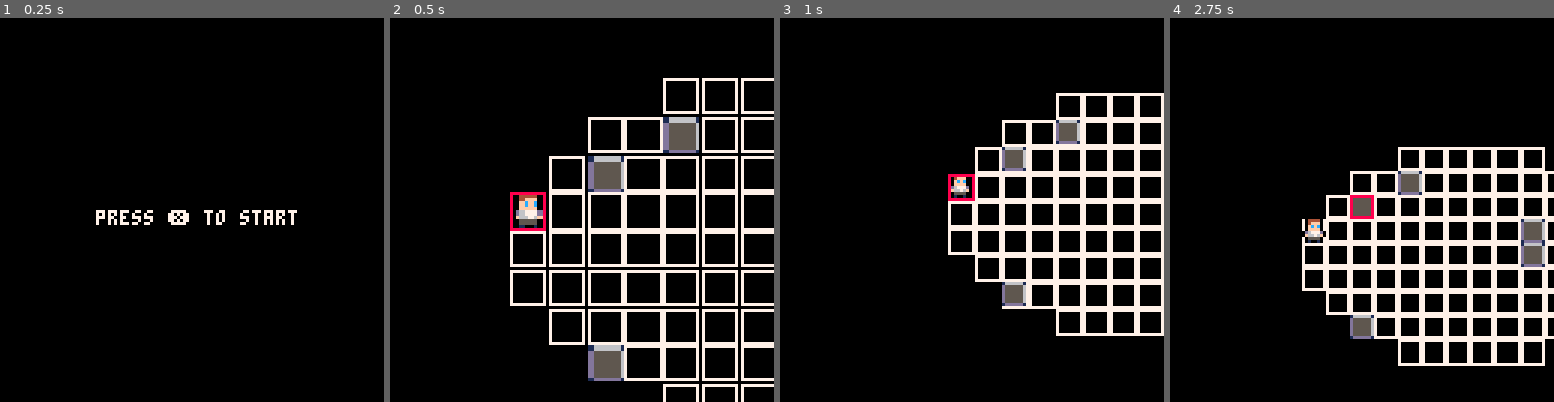
Above: before the commit, frames 1-4 (left to right).
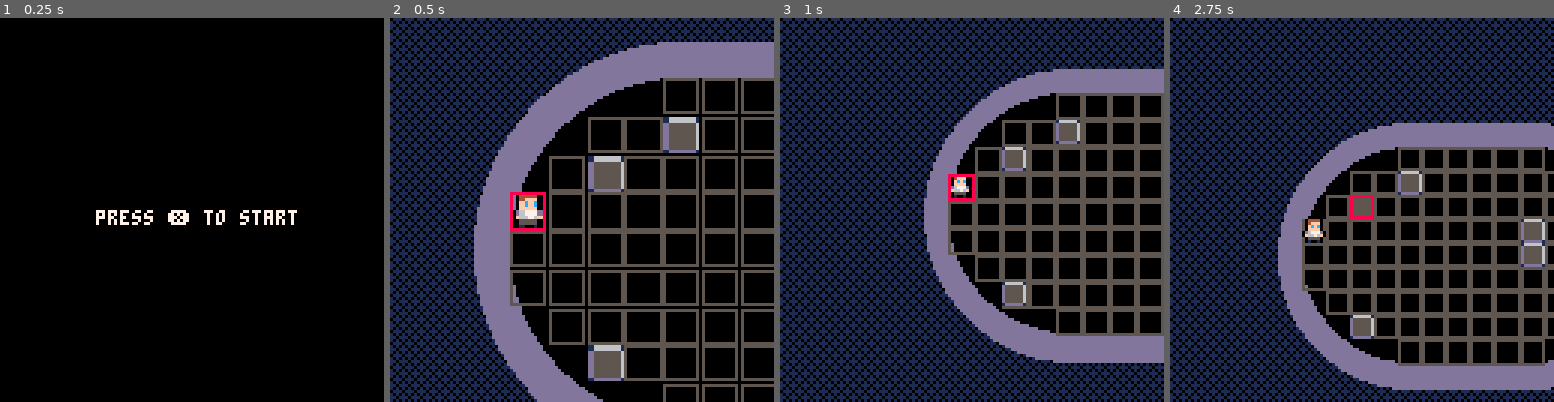
Above: after the commit, the same moments.

Repository: bancliffe/arena
Game: PICO-8 cartridge arena.p8
The game is run twice, just before and just after one commit, with the same random seed, the same clock (stepped at 60 frames per second) and the same inputs.
Inputs:
- Up to frame 1 (0.25 s): no input
- Up to frame 2 (0.5 s): tap X (X key) at 0.33 s
- Up to frame 3 (1 s): tap O (Z key) at 0.7 s
- Up to frame 4 (2.75 s): tap X (X key) at 1.07, 1.85 s; hold Right 1.6-2.1 s; tap O (Z key) at 1.7, 2.1, 2.5 s; hold Up 2.15-2.42 s; hold Right from 2.47 s (still down)

Frame 1 is identical in both runs. In frame 2, 47% of the frame differs, in the area x 0-100%, y 0-100%; in frame 3, 58%; in frame 4, 58%.

Commit message:
Enhance arena visuals: update background color, add selection rectangle, and adjust tile rendering

Diff:
--- a/screens/screen_arena.lua
+++ b/screens/screen_arena.lua
@@ -58,7 +58,10 @@
 end
 
 function screen_arena_draw()
-    cls()
+    cls(1)
+    fillp(0x8525)
+    rectfill(0,0,128,128,0x0001)
+    fillp()
     -- set camera and clip
     camera(cam_x,cam_y)
     clip(0,0,128,128)
@@ -124,6 +127,9 @@
 end
 
 function draw_map()
+    rrectfill(0*zoom,0*zoom,((map_width*8)+16)*zoom,((map_height*8)+16)*zoom,96,13)
+    rrectfill(8*zoom,8*zoom,map_width*8*zoom,map_height*8*zoom,96,0) -- ground
+
     for x=1,map_width do
         for y=1,map_height do
             local tile=map[x][y]
@@ -131,7 +137,7 @@
                 local x=tile.x*8*zoom
                 local y=tile.y*8*zoom
                 local size=7*zoom
-                rect(x,y,x+size,y+size,tile.selected and 8 or 7 )
+                rect(x,y,x+size,y+size,tile.selected and 8 or 5 )
                 if tile.unit then
                     palt(0,false)
                     palt(14,true)
@@ -147,11 +153,11 @@
             end
         end
     end
-    local tile=map[map_selected_x][map_selected_y]
-    local x=tile.x*8*zoom
-    local y=tile.y*8*zoom
+    -- draw selection rectangle
+    local x=map_selected_x*8*zoom
+    local y=map_selected_y*8*zoom
     local size=7*zoom
-    rect(x,y,x+size,y+size,tile.selected and 8 or 7 )
+    rect(x,y,x+size,y+size,8)
 end
 
 function setup_match()
Not shown, changed: log.txt
